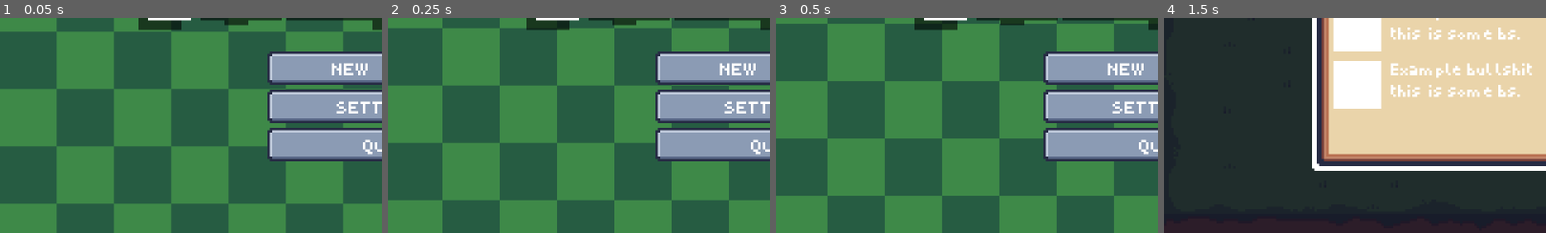
Above: before the commit, frames 1-4 (left to right).
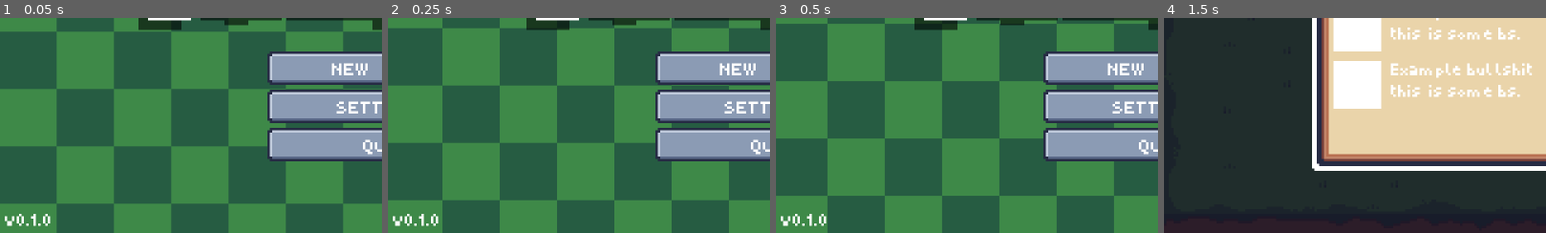
Above: after the commit, the same moments.

Repository: mrbartchak/chicken-incremental-game
Game: Godot game, scene res://ui/menu/main/main_menu.tscn
Two runs of this game, one before a commit and one after it. Both use one fixed random seed, a clock stepped at 60 frames per second and the inputs below. Sound files missing from this copy of the repository are replaced by a short silence.
Inputs (mouse positions are % of the whole screen's width and height, from its top left):
- Up to frame 1 (0.05 s): no input
- Up to frame 2 (0.25 s): no input
- Up to frame 3 (0.5 s): no input
- Up to frame 4 (1.5 s): click "NEW GAME" at 0.5 s; click (9, 7) at 1.25 s
The pictures show only the part of the screen within x 0-50%, y 50-100%; the shares and areas given below are measured in that part.

The runs differ from the first frame. In frame 1, 0.3% of the frame differs, in the area x 1-14%, y 91-97%; in frame 2, 0.3%; in frame 3, 0.3%; in frame 4, nothing differs.

Commit message:
versioning

Diff:
--- /dev/null
+++ b/core/autoloads/version.gd
@@ -0,0 +1,13 @@
+extends Node
+
+const MAJOR = 0
+const MINOR = 1
+const PATCH = 0
+
+const VERSION_STRING = "0.1.0"
+
+func get_version() -> String:
+	return VERSION_STRING
+
+func get_full_version() -> String:
+	return "v" + VERSION_STRING
--- a/project.godot
+++ b/project.godot
@@ -11,6 +11,7 @@
 [application]
 
 config/name="chicken-incremental-game"
+config/version="0.1.0"
 run/main_scene="uid://73d71fc5ulh"
 config/features=PackedStringArray("4.5", "Forward Plus")
 
@@ -18,6 +19,7 @@
 
 GameState="*res://core/autoloads/gamestate.gd"
 GameEffects="*res://core/autoloads/game_effects.gd"
+Version="*res://core/autoloads/version.gd"
 
 [display]
 
--- a/ui/menu/main/main_menu.gd
+++ b/ui/menu/main/main_menu.gd
@@ -2,12 +2,17 @@
 extends Control
 
 @onready var game_scene: PackedScene = preload("res://core/game.tscn")
+@onready var version_label: Label = $VersionLabel
 
 func _ready() -> void:
 	Input.set_mouse_mode(Input.MOUSE_MODE_VISIBLE)
+	update_version_label()
 
 func _on_exit_button_pressed() -> void:
 	get_tree().quit()
 
 func _on_new_game_button_pressed() -> void:
 	get_tree().change_scene_to_packed(game_scene)
+
+func update_version_label() -> void:
+	version_label.text = Version.get_full_version()
--- a/ui/menu/main/main_menu.tscn
+++ b/ui/menu/main/main_menu.tscn
@@ -40,6 +40,10 @@
 font_size = 10
 
 [sub_resource type="LabelSettings" id="LabelSettings_pjjyy"]
+font = ExtResource("8_77una")
+font_size = 10
+
+[sub_resource type="LabelSettings" id="LabelSettings_77una"]
 font = ExtResource("8_77una")
 font_size = 10
 
@@ -167,5 +171,19 @@
 horizontal_alignment = 1
 vertical_alignment = 1
 
+[node name="VersionLabel" type="Label" parent="."]
+layout_mode = 1
+anchors_preset = 2
+anchor_top = 1.0
+anchor_bottom = 1.0
+offset_left = 2.0
+offset_top = -18.0
+offset_right = 42.0
+offset_bottom = -2.0
+grow_vertical = 0
+text = "v0.0.0"
+label_settings = SubResource("LabelSettings_77una")
+vertical_alignment = 2
+
 [connection signal="pressed" from="CenterContainer/VBoxContainer/CenterContainer/MenuButtons/NewGameButton" to="." method="_on_new_game_button_pressed"]
 [connection signal="pressed" from="CenterContainer/VBoxContainer/CenterContainer/MenuButtons/ExitButton" to="." method="_on_exit_button_pressed"]
Not shown, added: core/autoloads/version.gd.uid
Not shown: 1 places in ui/menu/main/main_menu.tscn that only renumber resources
